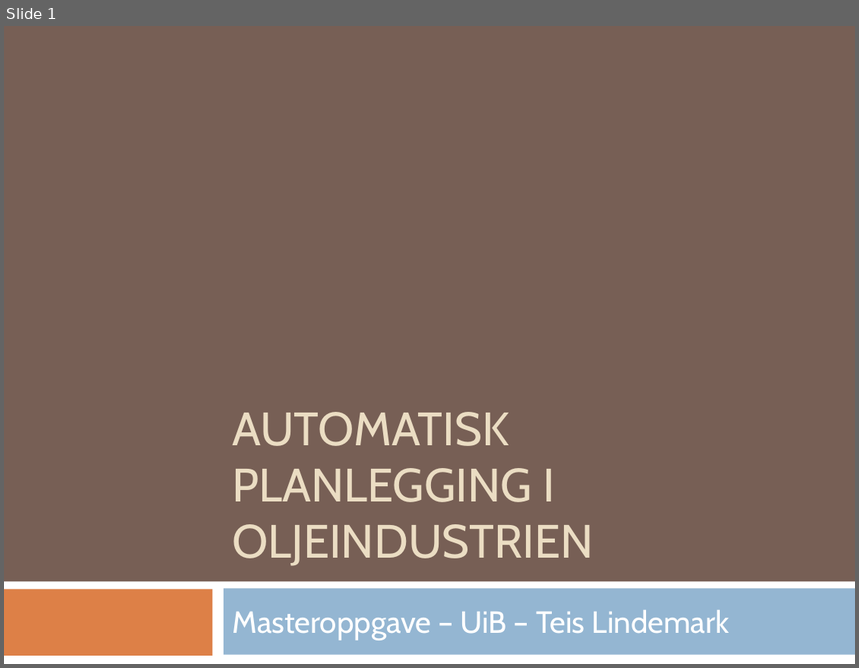
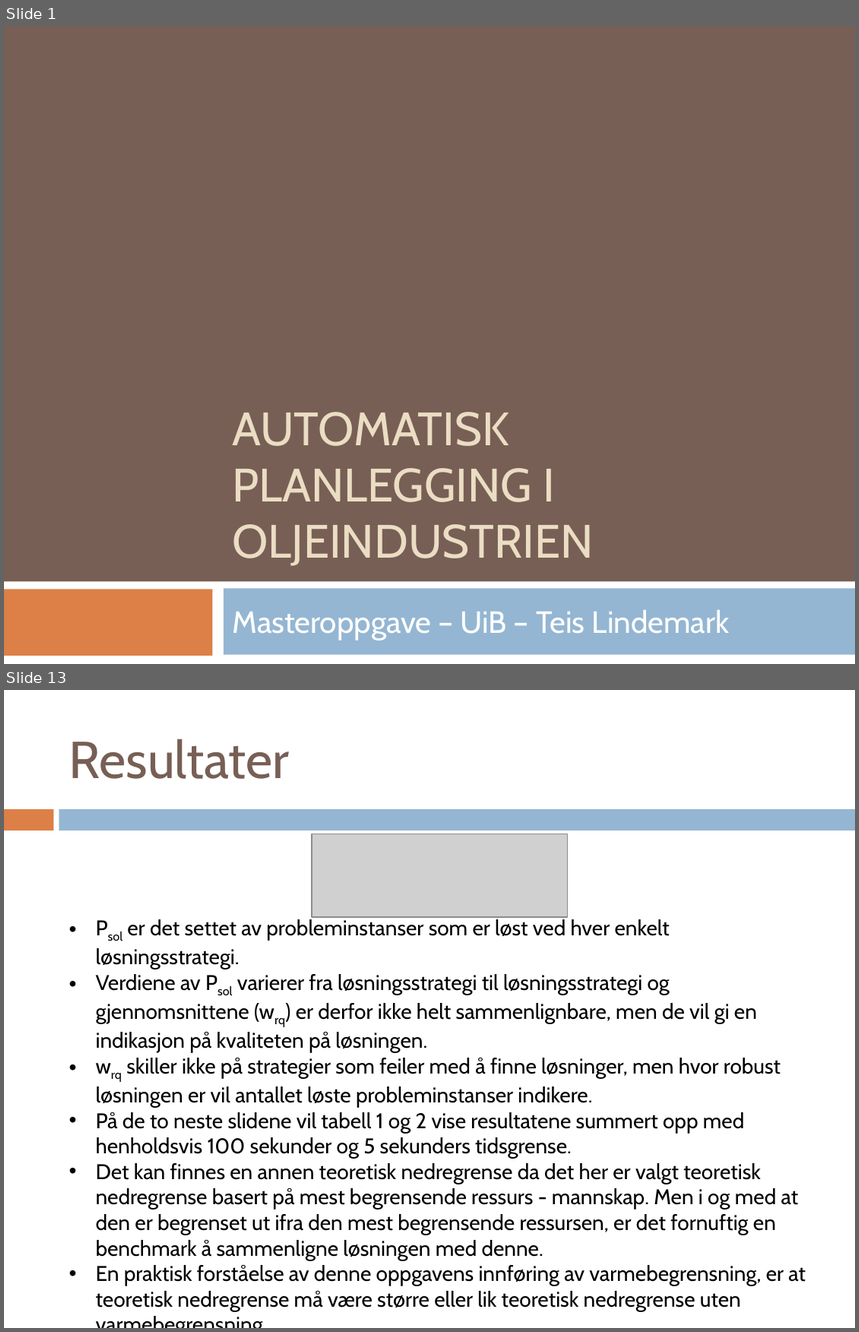
Before and after one commit to teilin/M.sc-UiB, a slide deck: Presentasjon/msc_presentasjon.pptx. Shown one above the other, each under a label of ours: slide 1 before the commit, slides 1 and 13 after it; the slides between them are not shown. The pictures are 859x668 and 859x1332 pixels, drawn with LibreOffice and Linux fonts; fonts in the diff are those of the drawing; grey boxes stand for pictures. Boxes give left, top, right and bottom in pixels: in the first picture for what was removed or moved away, otherwise in the second. Text is boxed around its words. In the diff, an @@ line names an element or a change of style, - is before the commit and + after.

```diff
--- a/Presentasjon/msc_presentasjon.pptx
+++ b/Presentasjon/msc_presentasjon.pptx
@@ slide 13 added at <box>4,690,855,1328</box>, background #FFFFFF @@
@@ title added at <box>69,739,290,779</box>, 44 pt, text #775F55 @@
+Resultater
@@ rectangle added at <box>4,809,53,831</box>, fill #DD8047 @@
@@ rectangle added at <box>59,809,855,831</box>, fill #94B6D2 @@
@@ picture added at <box>312,834,567,917</box> @@
@@ text added at <box>96,917,806,1312</box>, 18 pt, text #000000 @@
+• Psol er det settet av probleminstanser som er løst ved hver enkelt løsningsstrategi.
+• Verdiene av Psol varierer fra løsningsstrategi til løsningsstrategi og gjennomsnittene (wrq) er derfor ikke helt sammenlignbare, men de vil gi en indikasjon på kvaliteten på løsningen.
+• wrq skiller ikke på strategier som feiler med å finne løsninger, men hvor robust løsningen er vil antallet løste probleminstanser indikere.
+• På de to neste slidene vil tabell 1 og 2 vise resultatene summert opp med henholdsvis 100 sekunder og 5 sekunders tidsgrense.
+• Det kan finnes en annen teoretisk nedregrense da det her er valgt teoretisk nedregrense basert på mest begrensende ressurs - mannskap. Men i og med at den er begrenset ut ifra den mest begrensende ressursen, er det fornuftig en benchmark å sammenligne løsningen med denne.
+• En praktisk forståelse av denne oppgavens innføring av varmebegrensning, er at teoretisk nedregrense må være større eller lik teoretisk nedregrense uten varmebegrensning.
```
Also in this commit, not shown: 1 slide changed, 28 other slides added, 9 slides removed, 35 other files.
